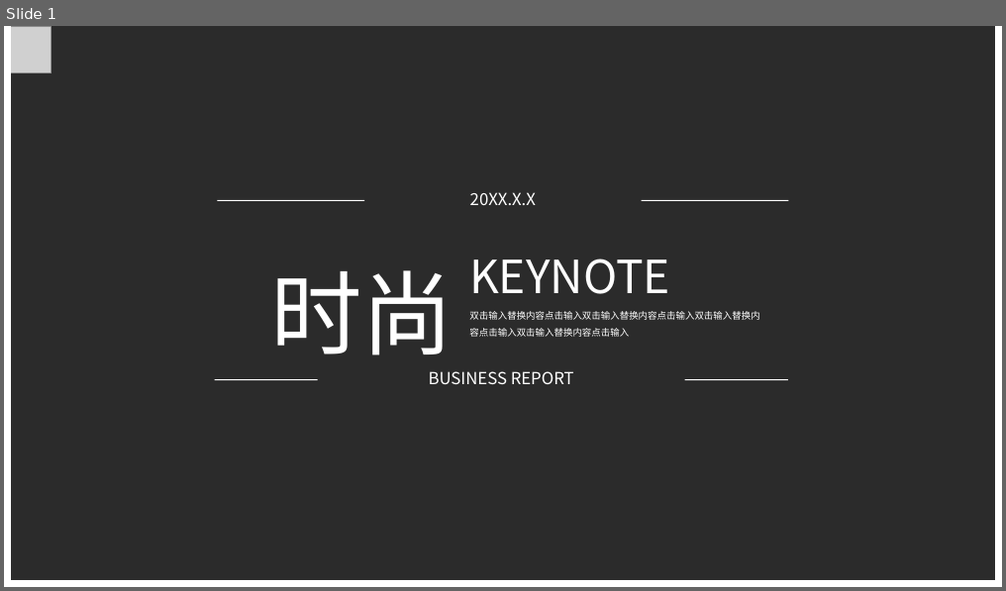
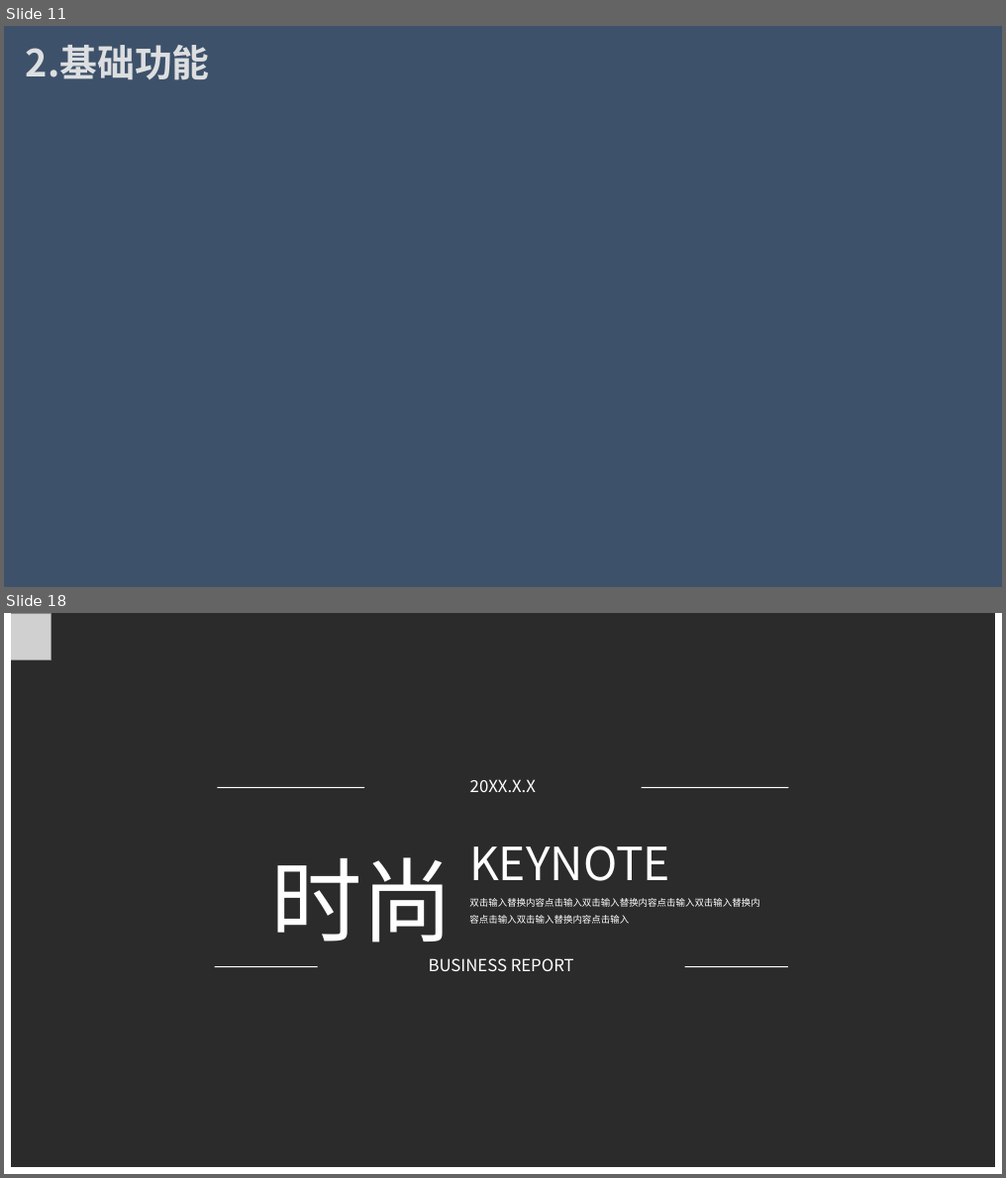
Before and after one commit to Wangzt670/swt, a slide deck: 项目待交付工件/D结项阶段/2.项目答辩.pptx. Shown one above the other, each under a label of ours: slide 1 before the commit, slides 11 and 18 after it; the slides between them are not shown. The pictures are 1006x591 and 1006x1178 pixels, drawn with LibreOffice and Linux fonts; fonts in the diff are those of the drawing; grey boxes stand for pictures; background and template pictures are left out; a plain dark background stands for a picture behind light text. Boxes give left, top, right and bottom in pixels: in the first picture for what was removed or moved away, otherwise in the second. Text is boxed around its words. In the diff, an @@ line names an element or a change of style, - is before the commit and + after.

```diff
--- a/项目待交付工件/D结项阶段/2.项目答辩.pptx
+++ b/项目待交付工件/D结项阶段/2.项目答辩.pptx
@@ slide 11 added at (x1=4, y1=26, x2=1002, y2=587), background #FFFFFF @@
@@ rectangle added at (x1=4, y1=26, x2=1002, y2=587), fill #3D516A @@
@@ text added at (x1=26, y1=45, x2=210, y2=80), 36 pt, text #DCDEE0, bold @@
+2.基础功能
@@ what was slide 1 is now slide 18 @@
```
Also in this commit, not shown: 3 slides changed, 16 other slides added.
